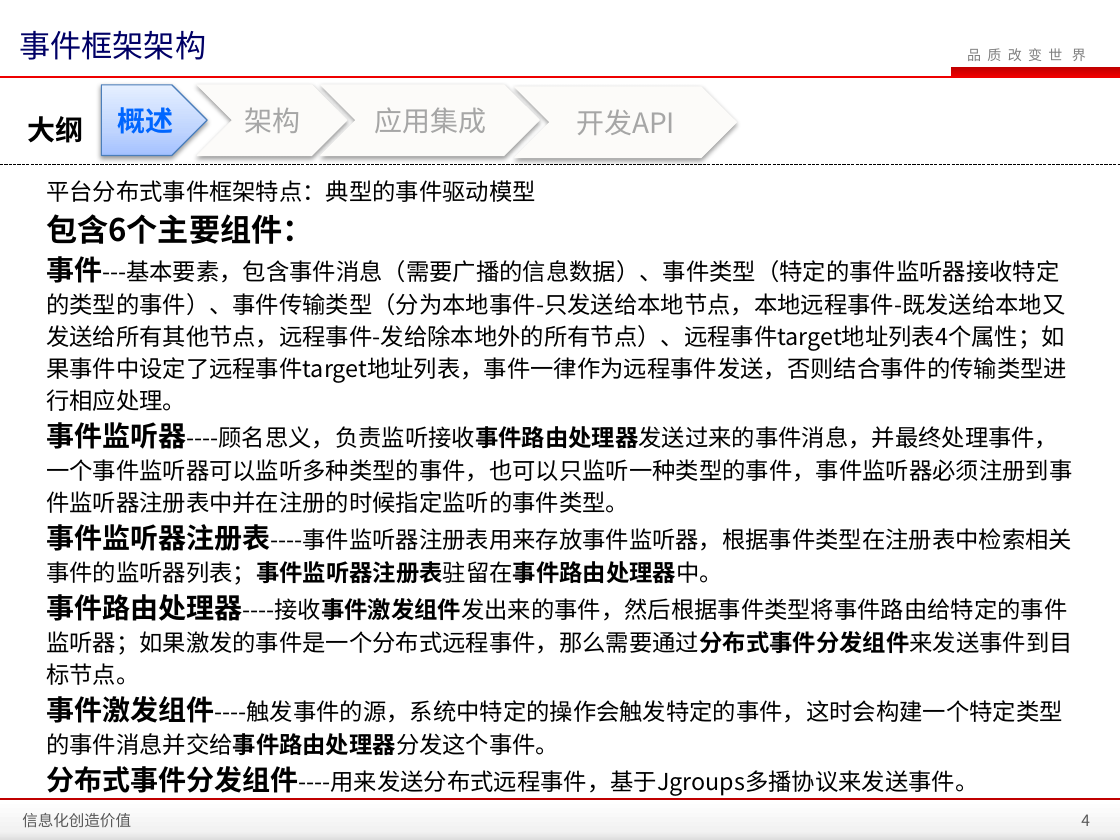
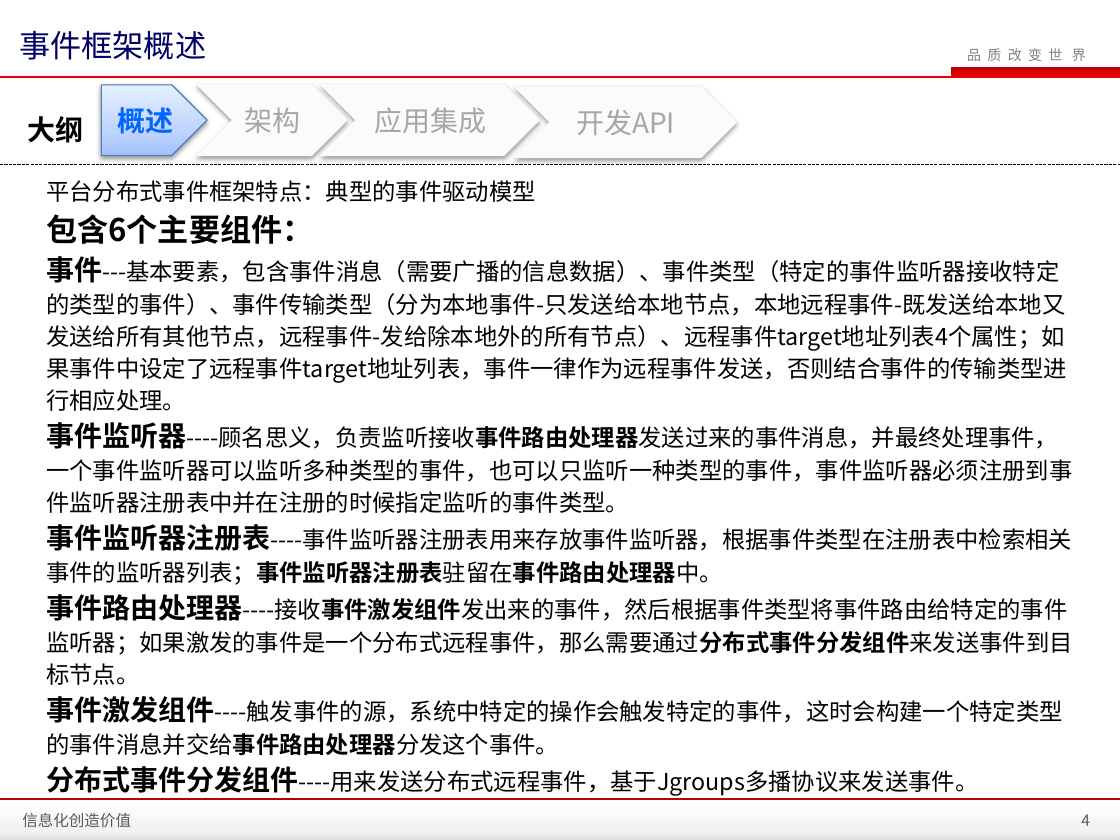
Before and after one commit to zhanght86/bboss-cms, a slide deck: slide 4 of 文档/平台分布式事件框架介绍.pptx. Drawn at 1120x840 pixels with LibreOffice and Linux fonts; fonts in the diff are those of the drawing; background and template pictures are left out. Boxes give left, top, right and bottom in pixels: in the first picture for what was removed or moved away, otherwise in the second. Text is boxed around its words. In the diff, an @@ line names an element or a change of style, - is before the commit and + after.

```diff
--- a/文档/平台分布式事件框架介绍.pptx
+++ b/文档/平台分布式事件框架介绍.pptx
@@ title at bbox=[19, 30, 206, 60]: text changed @@
-事件框架架构
+事件框架概述
```
Also in this commit, not shown: 1 other slide changed, 8 other files.
